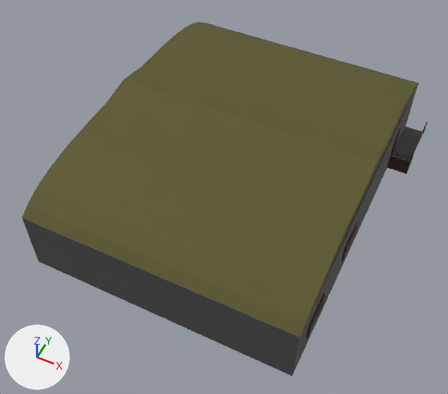
The Blender file Blender/almacen.blend: old version first, new version second.
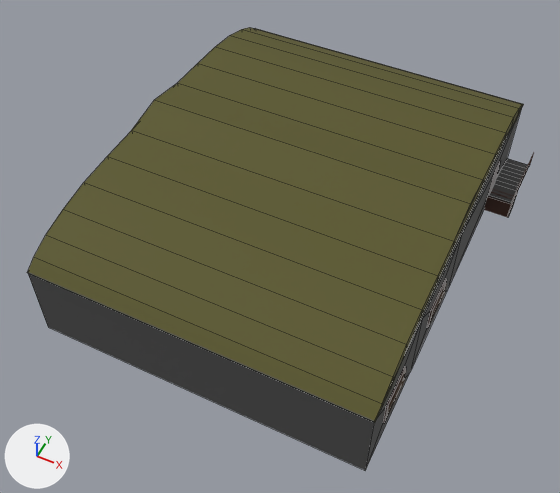
The first picture shows the older version from a 50 mm lens placed at (24.1, -37.6, 52.9), pointed at (5.9, -1.2, 7.3). The close-ups show both versions on the part from 0% to 100% of the width and 0% to 100% of the height of that picture. The axes (+X, +Y, +Z) are drawn at lower left. The lights are the same throughout. The close-ups show mesh edges as thin lines.

Objects in the first close-up: 'Almacen', 'Escaleras', 'Techo'.
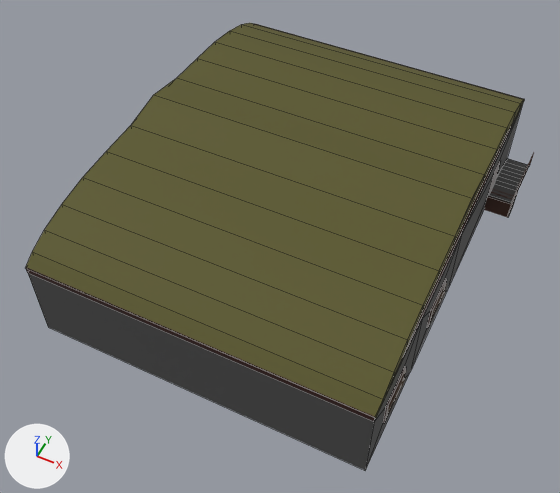
Where the change shows, as pixel boxes (x1, y1, x2, y2) in the close-ups (560 x 493 px):
'Techo', moved
    before: (27, 27, 524, 422)
    after: (26, 23, 525, 418)
'Almacen', reshaped
    before: (28, 28, 522, 470)
    after: (26, 24, 522, 470)
part 1 of me_cube, built on
    before: (28, 28, 522, 421)
    after: (26, 24, 522, 421)

The edits, one by one:
me_cube is used by ob_almacen; location (5.8, 2.63, 8.09); scale (13.0, 17.0, 3.22).
me_cube had 66 vertices, 63 faces and spanned x -1.0..1.01, y -1.0..1.0, z -1.0..1.0.
me_cube now has 74 vertices, 71 faces and spans x -1.0..1.01, y -1.0..1.0, z -1.0..1.16.
Part 1, on me_cube:
3 faces are deleted.
8 new vertices lie (0.0, 0.0, 0.16) away from vertices in x -1.0..1.0, y -1.0..1.0, z 1.0.
11 new faces join them, mat_wood (dark red #3c1713).
Object 'Techo' (ob_techo) moves from (5.82, 2.58, 11.31) to (5.82, 2.58, 11.81).
